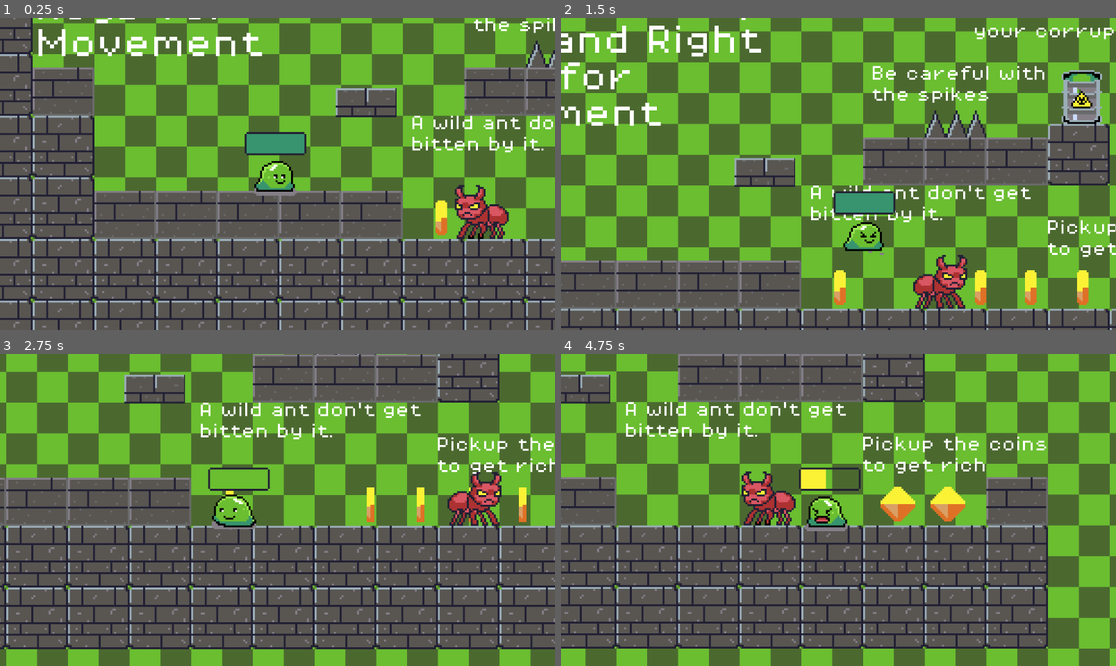
Above: before the commit, frames 1-4 (two rows, left to right).
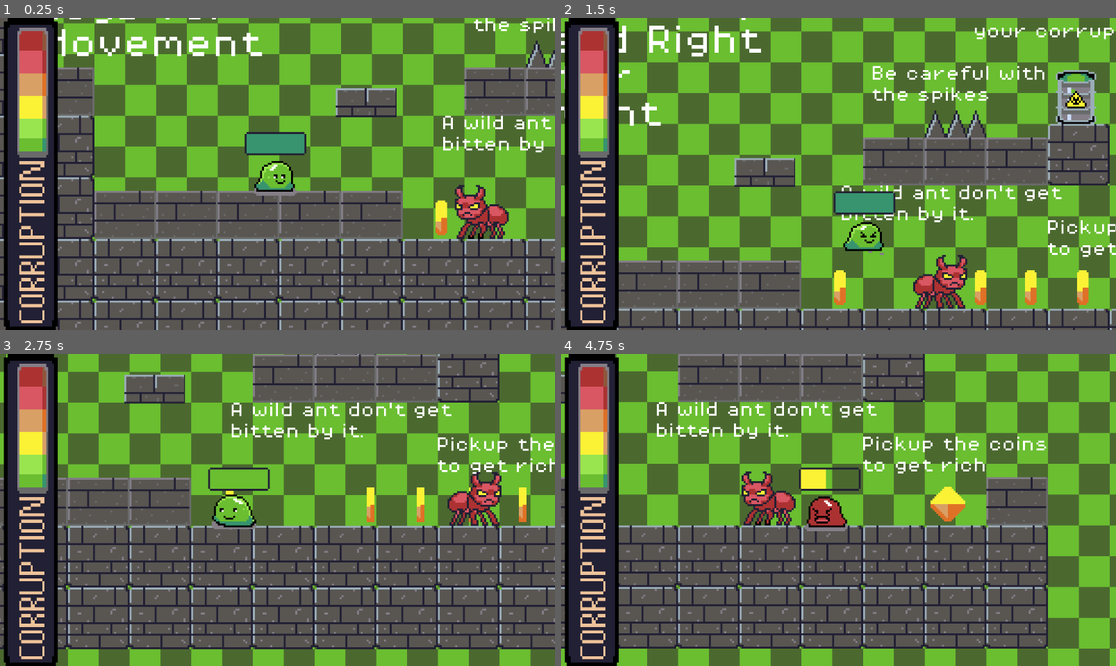
Above: after the commit, the same moments.

Repository: ShwetaShaw76/CorruptionLab
Game: Godot game, scene res://scenes/game.tscn
Same seed, same stepped clock (60 frames per second), same inputs: the game is played once before the commit and once after it.
Inputs:
- Up to frame 1 (0.25 s): no input
- Up to frame 2 (1.5 s): tap Enter at 0.5 s; hold D (move_right) from 0.53 s (still down); tap Space (jump) at 0.77 s
- Up to frame 3 (2.75 s): tap Space (jump) at 1.52 s; release D (move_right) at 2.03 s; hold A (move_left) from 2.03 s (still down)
- Up to frame 4 (4.75 s): release A (move_left) at 2.78 s; hold D (move_right) 2.78-4.28 s; tap Space (jump) at 3.02, 3.77, 4.52 s; hold A (move_left) from 4.28 s (still down)

The runs differ from the first frame. In frame 1, 9.6% of the frame differs, in the area x 0-100%, y 0-100%; in frame 2, 11%, in the area x 0-98%, y 0-100%; in frame 3, 10%; in frame 4, 11%.

Commit message:
made the corruption meter and damage zone fixed and coin and sound fixed

Diff:
--- a/scenes/coin.tscn
+++ b/scenes/coin.tscn
@@ -98,6 +98,7 @@
 
 [sub_resource type="Animation" id="Animation_d14el"]
 resource_name = "new_animation"
+length = 0.2
 tracks/0/type = "value"
 tracks/0/imported = false
 tracks/0/enabled = true
@@ -141,7 +142,7 @@
 tracks/3/interp = 1
 tracks/3/loop_wrap = true
 tracks/3/keys = {
-"times": PackedFloat32Array(0.966667),
+"times": PackedFloat32Array(0.2),
 "transitions": PackedFloat32Array(1),
 "values": [{
 "args": [],
--- a/scenes/game.tscn
+++ b/scenes/game.tscn
@@ -11,6 +11,7 @@
 [ext_resource type="PackedScene" uid="uid://dsxbjgglb32bp" path="res://scenes/health_bar.tscn" id="5_ssvqc"]
 [ext_resource type="Texture2D" uid="uid://b7sb5hbiqi57d" path="res://assets/sprites/heathbar.png" id="6_ssvqc"]
 [ext_resource type="Texture2D" uid="uid://buwej6p8f68p" path="res://assets/sprites/top-half.png" id="6_vtaks"]
+[ext_resource type="Texture2D" uid="uid://lrwf1nntr4px" path="res://assets/sprites/corruption-meter.png" id="7_264po"]
 [ext_resource type="Texture2D" uid="uid://dppywp3o0a0pw" path="res://assets/sprites/background.png" id="7_vtaks"]
 [ext_resource type="PackedScene" uid="uid://hvcf0c5uuhb4" path="res://scenes/uranium_can.tscn" id="8_gee14"]
 [ext_resource type="PackedScene" uid="uid://b6c3rmprhdmrr" path="res://scenes/killzone.tscn" id="9_0tnpc"]
@@ -559,7 +560,7 @@
 [node name="Cans" type="Node" parent="."]
 
 [node name="uranium_can" parent="Cans" instance=ExtResource("8_gee14")]
-position = Vector2(242, -46)
+position = Vector2(239, -46)
 
 [node name="uranium_can3" parent="Cans" instance=ExtResource("8_gee14")]
 position = Vector2(560, 25)
@@ -843,8 +844,8 @@
 "
 
 [node name="Label2" type="Label" parent="Labels"]
-offset_left = 100.0
-offset_right = 219.0
+offset_left = 116.0
+offset_right = 235.0
 offset_bottom = 23.0
 theme_override_fonts/font = ExtResource("14_trtic")
 theme_override_font_sizes/font_size = 8
@@ -911,4 +912,43 @@
 [node name="fire_ant" parent="fire_ants" instance=ExtResource("11_kvpfn")]
 position = Vector2(152, 51)
 
+[node name="UI" type="CanvasLayer" parent="."]
+
+[node name="UI container" type="Control" parent="UI"]
+layout_mode = 3
+anchors_preset = 15
+anchor_right = 1.0
+anchor_bottom = 1.0
+grow_horizontal = 2
+grow_vertical = 2
+
+[node name="corruption guage" type="Control" parent="UI/UI container"]
+layout_mode = 1
+anchors_preset = 11
+anchor_left = 1.0
+anchor_right = 1.0
+anchor_bottom = 1.0
+offset_left = -1152.0
+offset_right = -1024.0
+grow_horizontal = 0
+grow_vertical = 2
+
+[node name="Background" type="TextureRect" parent="UI/UI container/corruption guage"]
+layout_mode = 1
+anchors_preset = 15
+anchor_right = 1.0
+anchor_bottom = 1.0
+grow_horizontal = 2
+grow_vertical = 2
+texture = ExtResource("7_264po")
+
+[node name="Fill" type="TextureProgressBar" parent="UI/UI container/corruption guage/Background"]
+layout_mode = 1
+anchors_preset = 15
+anchor_right = 1.0
+anchor_bottom = 1.0
+grow_horizontal = 2
+grow_vertical = 2
+fill_mode = 3
+
 [connection signal="timeout" from="player/HealthBar/Timer" to="player/HealthBar" method="_on_timer_timeout"]
Binary file changed: assets/sprites/damage.png
Not shown: 1 places in scenes/game.tscn that only renumber resources
